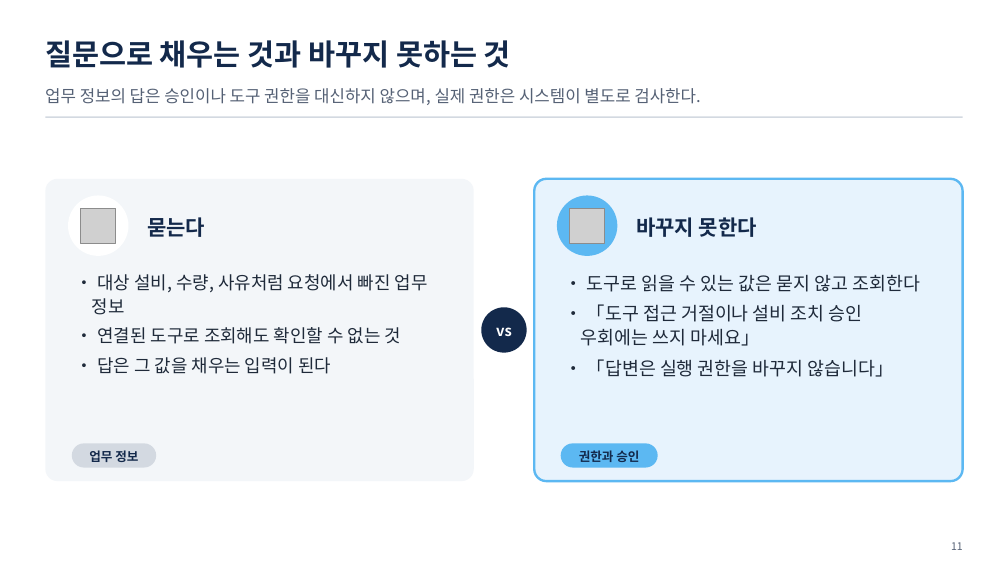
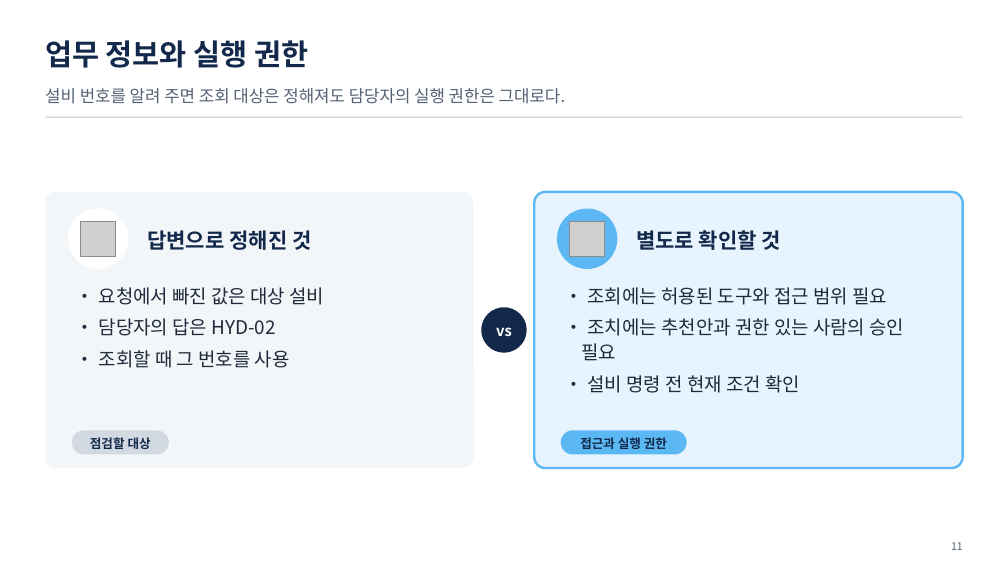
Before and after one commit to uengine-oss/hyd-iot-edu, a slide deck: slide 11 of workspace/강의제작/산출물/통합반/이론/07회차/통합반_07일차.pptx. Drawn at 1008x567 pixels with LibreOffice and Linux fonts; fonts in the diff are those of the drawing; grey boxes stand for pictures. Boxes give left, top, right and bottom in pixels: in the first picture for what was removed or moved away, otherwise in the second. Text is boxed around its words. In the diff, an @@ line names an element or a change of style, - is before the commit and + after.

Commit message:
통합반 7회차 1~13장의 승인·질문·종료 분기를 개편하고 시험 낭독과 공식 렌더 대기를 기록

```diff
--- a/workspace/강의제작/산출물/통합반/이론/07회차/통합반_07일차.pptx
+++ b/workspace/강의제작/산출물/통합반/이론/07회차/통합반_07일차.pptx
@@ text at [45, 40, 308, 68]: text changed @@
-질문으로 채우는 것과 바꾸지 못하는 것
+업무 정보와 실행 권한
@@ text at [45, 88, 566, 104]: text changed @@
-업무 정보의 답은 승인이나 도구 권한을 대신하지 않으며, 실제 권한은 시스템이 별도로 검사한다.
+설비 번호를 알려 주면 조회 대상은 정해져도 담당자의 실행 권한은 그대로다.
@@ rounded rectangle: place and size @@
-rounded rectangle at [45, 179, 474, 482]
+rounded rectangle at [45, 192, 474, 468]
@@ rounded rectangle: place and size @@
-rounded rectangle at [535, 179, 963, 482]
+rounded rectangle at [535, 192, 963, 468]
@@ text at [147, 230, 311, 250]: text changed @@
-묻는다
+답변으로 정해진 것
@@ 2 ellipses, 2 pictures: place and size @@
-2 ellipses, 2 pictures at [68, 196, 618, 256]
+2 ellipses, 2 pictures at [68, 209, 618, 269]
@@ text at [636, 230, 781, 250]: text changed @@
-바꾸지 못한다
+별도로 확인할 것
@@ text at [99, 287, 324, 368]: text changed; size 17 to 18 pt @@
-• 대상 설비, 수량, 사유처럼 요청에서 빠진 업무 정보
-• 연결된 도구로 조회해도 확인할 수 없는 것
-• 답은 그 값을 채우는 입력이 된다
+• 요청에서 빠진 값은 대상 설비
+• 담당자의 답은 HYD-02
+• 조회할 때 그 번호를 사용
@@ text at [581, 287, 904, 393]: text changed; size 17.5 to 18 pt @@
-• 도구로 읽을 수 있는 값은 묻지 않고 조회한다
-• 「도구 접근 거절이나 설비 조치 승인 우회에는 쓰지 마세요」
-• 「답변은 실행 권한을 바꾸지 않습니다」
+• 조회에는 허용된 도구와 접근 범위 필요
+• 조치에는 추천안과 권한 있는 사람의 승인 필요
+• 설비 명령 전 현재 조건 확인
@@ rounded rectangle: place and size @@
-rounded rectangle at [72, 443, 157, 467]
+rounded rectangle at [72, 430, 169, 454]
@@ text at [90, 437, 151, 449]: text changed @@
-업무 정보
+점검할 대상
@@ rounded rectangle: place and size @@
-rounded rectangle at [561, 443, 658, 467]
+rounded rectangle at [561, 430, 687, 454]
@@ text at [580, 437, 667, 449]: text changed @@
-권한과 승인
+접근과 실행 권한
```
Also in this commit, not shown: 12 other slides changed, 29 other files.
